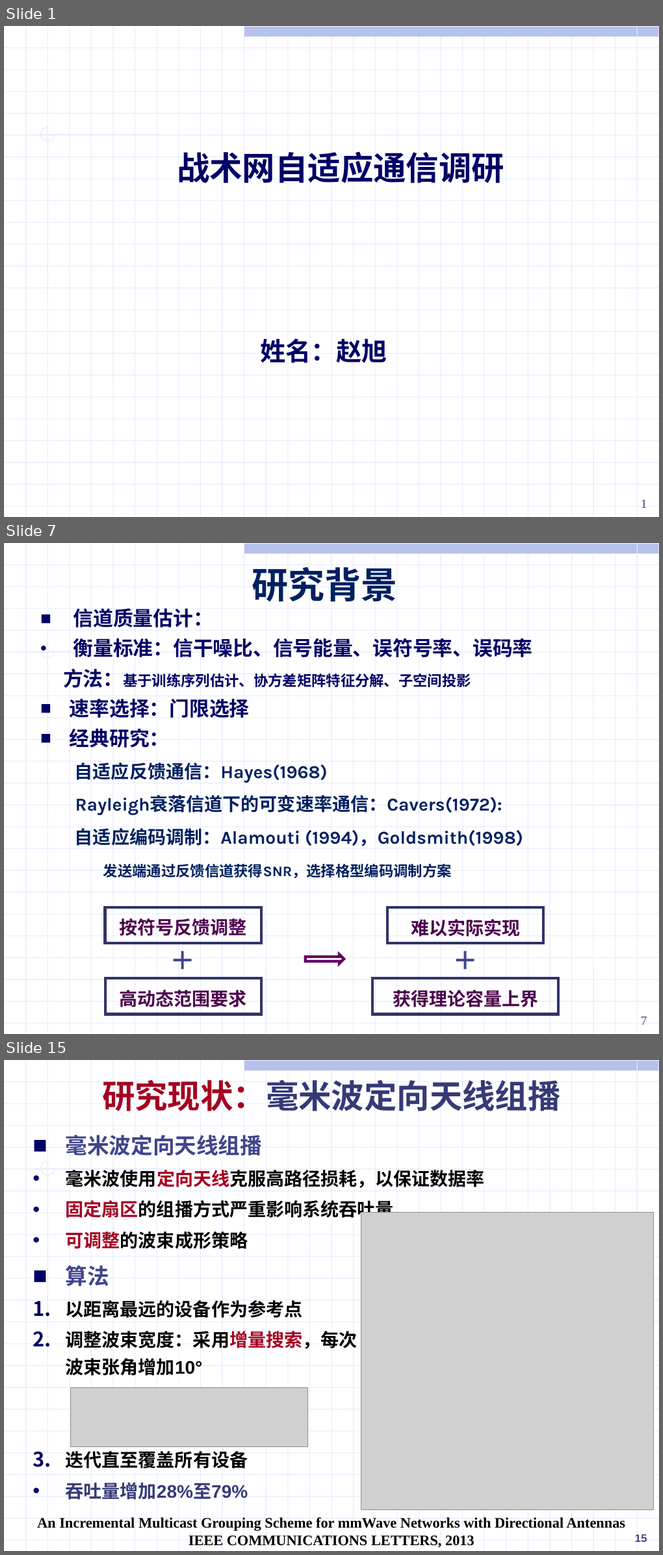
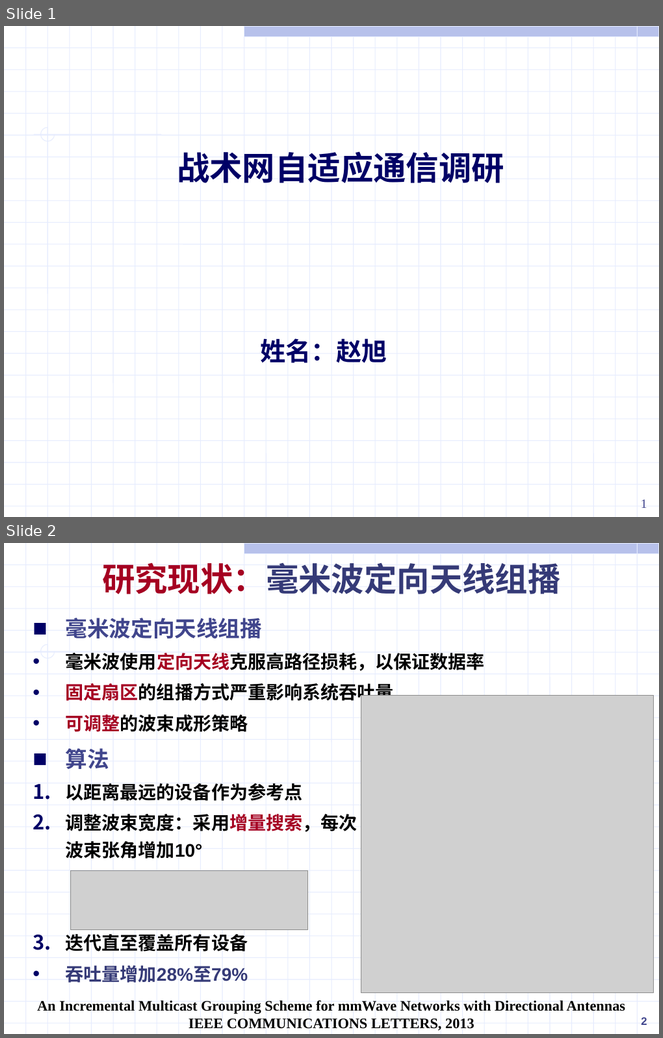
Before and after one commit to ssheroes/hello-world, a slide deck: 战术网频谱共享调研 (2).pptx. Shown one above the other, each under a label of ours: slides 1, 7 and 15 before the commit, slides 1 and 2 after it; the slides between them are not shown. The pictures are 663x1555 and 663x1038 pixels, drawn with LibreOffice and Linux fonts; fonts in the diff are those of the drawing; grey boxes stand for pictures. Boxes give left, top, right and bottom in pixels: in the first picture for what was removed or moved away, otherwise in the second. Text is boxed around its words. In the diff, an @@ line names an element or a change of style, - is before the commit and + after.

```diff
--- a/战术网频谱共享调研 (2).pptx
+++ b/战术网频谱共享调研 (2).pptx
@@ slide 7 removed at (4, 543, 659, 1034), background #FFFFFF; not listed: 56 template elements that a slide beside it also shows @@
@@ text removed at (252, 567, 398, 601) @@
-研究背景
@@ text removed at (63, 608, 533, 748) @@
-■ 信道质量估计：
-• 衡量标准：信干噪比、信号能量、误符号率、误码率
-方法：基于训练序列估计、协方差矩阵特征分解、子空间投影
-■ 速率选择：门限选择
-■ 经典研究：
@@ text removed at (75, 763, 523, 847) @@
-自适应反馈通信：Hayes(1968)
-Rayleigh衰落信道下的可变速率通信：Cavers(1972):
-自适应编码调制：Alamouti (1994)，Goldsmith(1998)
@@ text removed at (103, 864, 452, 878) @@
-发送端通过反馈信道获得SNR，选择格型编码调制方案
@@ rectangle removed at (105, 907, 261, 943) @@
-按符号反馈调整
@@ rectangle removed at (388, 908, 544, 944) @@
-难以实际实现
@@ text removed at (164, 947, 202, 979) @@
-＋
@@ text removed at (446, 947, 485, 979) @@
-＋
@@ right arrow removed at (306, 954, 344, 964) @@
@@ rectangle removed at (105, 979, 261, 1015) @@
-高动态范围要求
@@ rectangle removed at (373, 979, 559, 1015) @@
-获得理论容量上界
@@ page number removed at (641, 1017, 648, 1025) @@
-7
@@ what was slide 15 is now slide 2 @@
@@ page number at (641, 1017, 647, 1025): text changed @@
-15
+2
```
Also in this commit, not shown: 1 slide changed, 1 slide added, 12 other slides removed.
